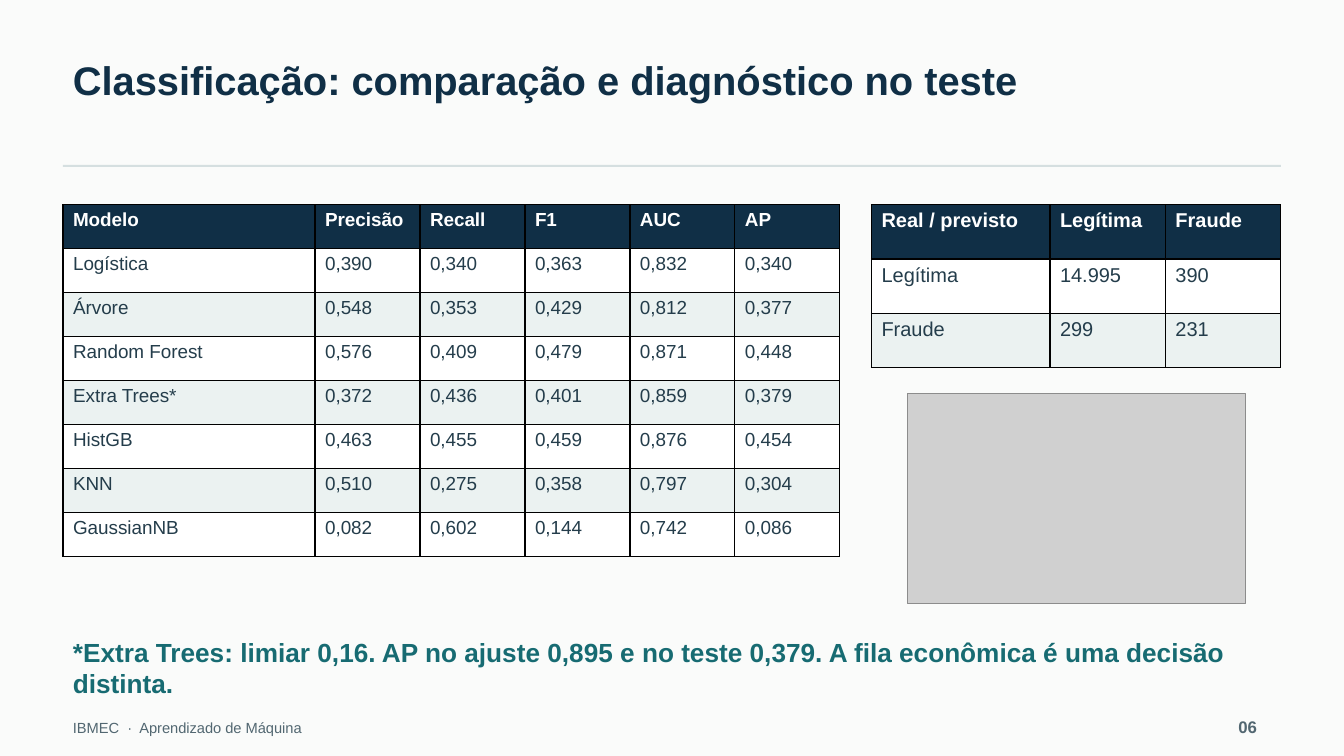
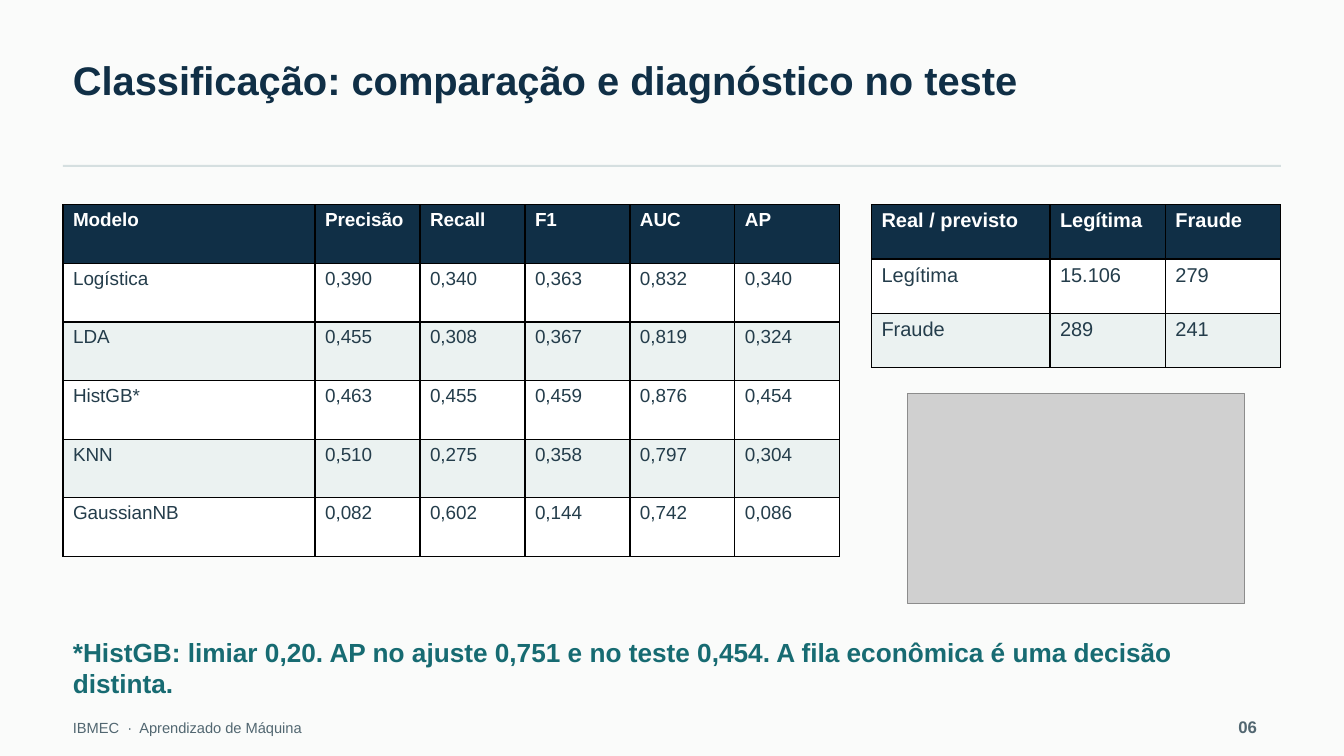
Before and after one commit to joao-castroo/deteccao-fraudes-ml-ibmec, a slide deck: slide 6 of deliverables/apresentacao_Fraude.pptx. Drawn at 1344x756 pixels with LibreOffice and Linux fonts; fonts in the diff are those of the drawing; grey boxes stand for pictures. Boxes give left, top, right and bottom in pixels: in the first picture for what was removed or moved away, otherwise in the second. Text is boxed around its words. In the diff, an @@ line names an element or a change of style, - is before the commit and + after.

Commit message:
Adequa projeto a 15 técnicas e preserva Ridge Lasso e HistGB

```diff
--- a/deliverables/apresentacao_Fraude.pptx
+++ b/deliverables/apresentacao_Fraude.pptx
@@ table at <box>63,205,839,557</box> @@
-row 3: Árvore | 0,548 | 0,353 | 0,429 | 0,812 | 0,377
-row 4: Random Forest | 0,576 | 0,409 | 0,479 | 0,871 | 0,448
-row 5: Extra Trees* | 0,372 | 0,436 | 0,401 | 0,859 | 0,379
-row 6: HistGB | 0,463 | 0,455 | 0,459 | 0,876 | 0,454
+row 3: LDA | 0,455 | 0,308 | 0,367 | 0,819 | 0,324
+row 4: HistGB* | 0,463 | 0,455 | 0,459 | 0,876 | 0,454
@@ table at <box>872,205,1282,367</box> @@
-row 2, column 2: 14.995
+row 2, column 2: 15.106
-row 2, column 3: 390
+row 2, column 3: 279
-row 3, column 2: 299
+row 3, column 2: 289
-row 3, column 3: 231
+row 3, column 3: 241
@@ text at <box>73,642,1172,694</box>: text changed @@
-*Extra Trees: limiar 0,16. AP no ajuste 0,895 e no teste 0,379. A fila econômica é uma decisão distinta.
+*HistGB: limiar 0,20. AP no ajuste 0,751 e no teste 0,454. A fila econômica é uma decisão distinta.
```
Also in this commit, not shown: 5 other slides changed, 44 other files.
